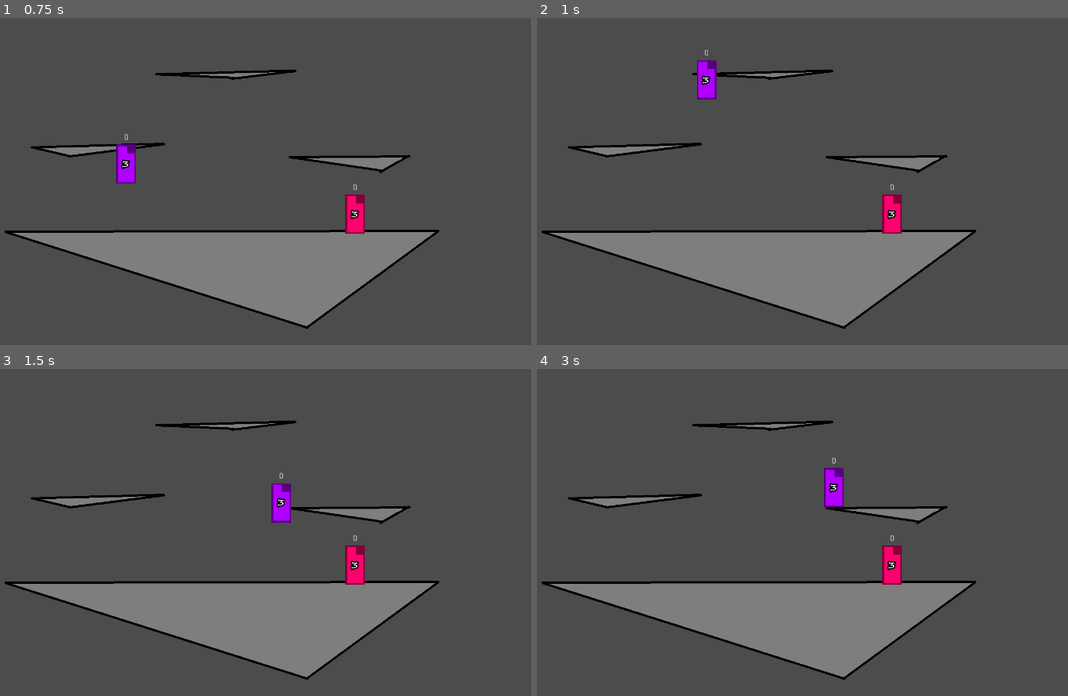
Above: before the commit, frames 1-4 (two rows, left to right).
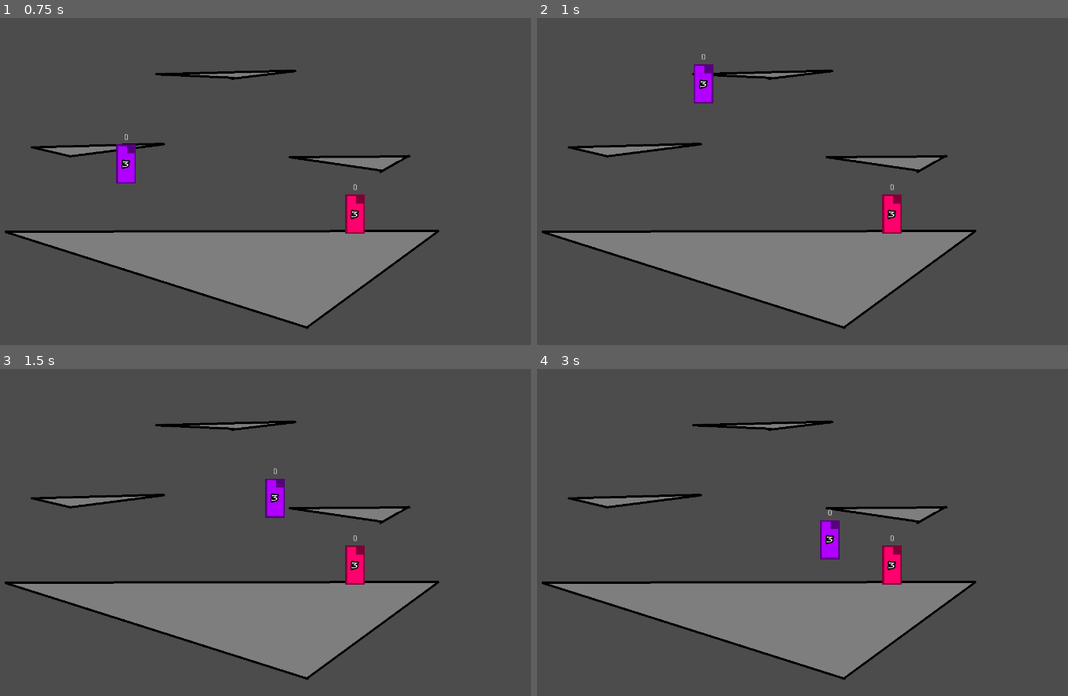
Above: after the commit, the same moments.

Repository: Alex-Lavenill/Project-Fight
Game: Godot game, scene res://src/Main/Main.tscn
Two runs of this game, one before a commit and one after it. Both use one fixed random seed, a clock stepped at 60 frames per second and the inputs below.
Inputs:
- Up to frame 1 (0.75 s): tap Enter (ui_accept) at 0.5 s; hold Right (right) from 0.53 s (still down); tap Keypad 0 (jump) at 0.6 s
- Up to frame 2 (1 s): keep holding Right (right); tap Keypad 0 (jump) at 0.77 s
- Up to frame 3 (1.5 s): keep holding Right (right); tap Keypad 0 (jump) at 1.07 s; tap Z (dash) at 1.35 s
- Up to frame 4 (3 s): tap Keypad 0 (jump) at 1.52, 1.55, 1.82, 2.3 s; release Right (right) at 2.03 s; hold Left (left) 2.03-2.78 s; hold X (heavy) 2.03-2.78 s; hold Right (right) from 2.78 s (still down); tap C (light) at 2.85 s

Frame 1 is identical in both runs. In frame 2, 0.4% of the frame differs, in the area x 29-34%, y 9-27%; in frame 3, 0.5%; in frame 4, 0.9%, in the area x 53-58%, y 27-59%.

Commit message:
Finalizando movimentação por máquina de estados

Diff:
--- a/src/Classes/Character.gd
+++ b/src/Classes/Character.gd
@@ -29,6 +29,7 @@
 var skills: Dictionary
 
 # Booleans
+var can_fall := false
 var can_dash := true
 var can_jump := true
 var is_dashing := false
--- a/src/Enemy/Enemy.tscn
+++ b/src/Enemy/Enemy.tscn
@@ -12,7 +12,7 @@
 [node name="Enemy" type="KinematicBody2D" groups=["ENEMY"]]
 pause_mode = 1
 collision_layer = 2
-collision_mask = 6
+collision_mask = 14
 script = ExtResource( 4 )
 
 [node name="Sprite" type="Sprite" parent="."]
--- a/src/Maps/ProtoMap/ProtoMap.tscn
+++ b/src/Maps/ProtoMap/ProtoMap.tscn
@@ -17,13 +17,13 @@
 }
 
 [sub_resource type="RectangleShape2D" id=2]
-extents = Vector2( 170, 3 )
+extents = Vector2( 170, 1 )
 
 [sub_resource type="RectangleShape2D" id=3]
-extents = Vector2( 170, 3 )
+extents = Vector2( 170, 1 )
 
 [sub_resource type="RectangleShape2D" id=4]
-extents = Vector2( 150, 3 )
+extents = Vector2( 150, 1 )
 
 [sub_resource type="RectangleShape2D" id=5]
 extents = Vector2( 611.5, 116.75 )
@@ -49,8 +49,8 @@
 }
 
 [node name="upPlatform" type="StaticBody2D" parent="Sprite" groups=["PLATFORM"]]
-collision_layer = 4
-collision_mask = 4
+collision_layer = 8
+collision_mask = 0
 
 [node name="Coll" type="CollisionShape2D" parent="Sprite/upPlatform"]
 position = Vector2( 39.2105, -203.97 )
@@ -58,8 +58,8 @@
 one_way_collision = true
 
 [node name="leftPlatform" type="StaticBody2D" parent="Sprite" groups=["PLATFORM"]]
-collision_layer = 4
-collision_mask = 4
+collision_layer = 8
+collision_mask = 0
 
 [node name="Coll" type="CollisionShape2D" parent="Sprite/leftPlatform"]
 position = Vector2( -315.247, -39.6131 )
@@ -67,8 +67,8 @@
 one_way_collision = true
 
 [node name="rightPLatform" type="StaticBody2D" parent="Sprite" groups=["PLATFORM"]]
-collision_layer = 4
-collision_mask = 4
+collision_layer = 8
+collision_mask = 0
 
 [node name="Coll" type="CollisionShape2D" parent="Sprite/rightPLatform"]
 position = Vector2( 385.119, -16.6107 )
@@ -77,7 +77,7 @@
 
 [node name="floor" type="StaticBody2D" parent="Sprite"]
 collision_layer = 4
-collision_mask = 4
+collision_mask = 0
 
 [node name="Coll" type="CollisionPolygon2D" parent="Sprite/floor"]
 position = Vector2( 33.4714, 186.512 )
--- a/src/Player/Player.gd
+++ b/src/Player/Player.gd
@@ -7,6 +7,7 @@
 onready var animSpr := $AnimSpr
 onready var movement := $Movement
 onready var stateMachine := $StateMachine
+onready var fallDuration := $FallDuration
 
 # Booleans
 var can_attack := true
@@ -29,10 +30,17 @@
 		direction.y -= 1
 	if Input.is_action_pressed("down"):
 		direction.y += 1
+		if not is_on_floor():
+			set_collision_mask_bit(3, false)
 	if Input.is_action_pressed("right"):
 		direction.x += 1
 	if Input.is_action_pressed("left"):
 		direction.x -= 1
+
+
+	if Input.is_action_just_released("down") and not stateMachine.curr_state.name == 'Fall-Through':
+			set_collision_mask_bit(3, true)
+
 
 	if not direction.x == 0 and not direction.x == curr_direction:
 		scale.x *= -1
@@ -45,10 +53,19 @@
 func movement_input() -> String:
 	var state := ''
 
+	# Press
 	if Input.is_action_just_pressed("jump") and can_jump:
 		state = 'Jump'
 	elif Input.is_action_just_pressed("dash") and can_dash:
 		state = 'Dash'
+	elif Input.is_action_pressed("down") and can_fall:
+		state = 'Fall-Through'
+
+
+	# Release
+	if Input.is_action_just_released("down") and stateMachine.curr_state.name == 'Fall-Through':
+		get_node("StateMachine/Fall-Through").start_timer()
+
 
 	return state
 
@@ -56,3 +73,16 @@
 func combo_input() -> void:
 
 	return
+
+
+# Signals
+
+
+func _on_Detector_body_entered(body: Node) -> void:
+	if body.is_in_group('PLATFORM'):
+		can_fall = true
+
+
+func _on_Detector_body_exited(body: Node) -> void:
+	if body.is_in_group('PLATFORM'):
+		can_fall = false
--- a/src/Player/Player.tscn
+++ b/src/Player/Player.tscn
@@ -10,25 +10,43 @@
 [ext_resource path="res://src/StateMachine/States/Idle.gd" type="Script" id=8]
 [ext_resource path="res://src/StateMachine/States/Fall.gd" type="Script" id=9]
 [ext_resource path="res://src/StateMachine/States/Run.gd" type="Script" id=10]
+[ext_resource path="res://src/StateMachine/States/Fall-Through.gd" type="Script" id=11]
 
 [sub_resource type="RectangleShape2D" id=9]
-extents = Vector2( 16, 32 )
+extents = Vector2( 16, 3 )
+
+[sub_resource type="RectangleShape2D" id=10]
+extents = Vector2( 1, 16 )
 
 [node name="Player" type="KinematicBody2D"]
 pause_mode = 1
-collision_mask = 5
+collision_mask = 13
 script = ExtResource( 2 )
 
 [node name="AnimSpr" type="Sprite" parent="."]
 texture = ExtResource( 4 )
 
 [node name="Coll" type="CollisionShape2D" parent="."]
+position = Vector2( 0, 29 )
 z_index = 1
 shape = SubResource( 9 )
 
 [node name="Hitbox" parent="." instance=ExtResource( 5 )]
 
 [node name="Hurtbox" parent="." instance=ExtResource( 3 )]
+
+[node name="Detector" type="Area2D" parent="."]
+position = Vector2( 0, 23 )
+collision_layer = 0
+collision_mask = 8
+__meta__ = {
+"_edit_group_": true
+}
+
+[node name="Coll" type="CollisionShape2D" parent="Detector"]
+position = Vector2( 0, 10 )
+rotation = 1.5708
+shape = SubResource( 10 )
 
 [node name="StateMachine" type="Node" parent="."]
 script = ExtResource( 7 )
@@ -43,6 +61,13 @@
 [node name="Fall" type="Node" parent="StateMachine"]
 script = ExtResource( 9 )
 
+[node name="Fall-Through" type="Node" parent="StateMachine"]
+script = ExtResource( 11 )
+
+[node name="Duration" type="Timer" parent="StateMachine/Fall-Through"]
+wait_time = 0.005
+one_shot = true
+
 [node name="Jump" type="Node" parent="StateMachine"]
 script = ExtResource( 1 )
 
@@ -55,5 +80,8 @@
 [node name="Cooldown" type="Timer" parent="StateMachine/Dash"]
 one_shot = true
 
+[connection signal="body_entered" from="Detector" to="." method="_on_Detector_body_entered"]
+[connection signal="body_exited" from="Detector" to="." method="_on_Detector_body_exited"]
+[connection signal="timeout" from="StateMachine/Fall-Through/Duration" to="StateMachine/Fall-Through" method="_on_Duration_timeout"]
 [connection signal="timeout" from="StateMachine/Dash/Duration" to="StateMachine/Dash" method="_on_Duration_timeout"]
 [connection signal="timeout" from="StateMachine/Dash/Cooldown" to="StateMachine/Dash" method="_on_Cooldown_timeout"]
--- a/src/StateMachine/States/Dash.gd
+++ b/src/StateMachine/States/Dash.gd
@@ -23,15 +23,24 @@
 	owner.is_dashing = true
 
 
+	# Capture the direction and set a default direction if is empty
+	var dir := Vector2(owner.curr_direction, 0)
+
+
+	if not msg['direction'] == Vector2.ZERO:
+		if not owner.is_on_floor():
+
+			if not msg['direction'].x == 0 and not msg['direction'].x == owner.curr_direction:
+
+				state_machine.transition_to('Fall')
+				return
+
+		dir = msg['direction'].normalized()
+
+
 	# Sets and starts the duration timer
 	duration.wait_time = duration_time
 	duration.start()
-
-
-	# Capture the direction and set a default direction if is empty
-	var dir := Vector2(owner.curr_direction, 0)
-	if not msg['direction'] == Vector2.ZERO:
-		dir = msg['direction'].normalized()
 
 
 	# Sets the dash velocity
--- /dev/null
+++ b/src/StateMachine/States/Fall-Through.gd
@@ -0,0 +1,50 @@
+extends State
+
+
+# Objects
+onready var duration := $Duration
+
+func enter(msg := {}) -> void:
+	print('FALL-THROUGH')
+
+	owner.set_collision_mask_bit(3, false)
+
+
+func physics_update(delta: float) -> void:
+
+
+	# Capture the direcion of the input
+	var dir : Vector2 = owner.directional_input()
+
+
+	# Capture the movement
+	var movement : String = owner.movement_input()
+
+	# Checks if the movement recieved is prohibited
+	if not movement == '' and not prohibited.has(movement):
+		var msg := {}
+
+		owner.set_collision_mask_bit(3, true)
+
+		match (movement):
+			'Dash':
+				msg['direction'] = dir
+			'Fall-Through':
+				 msg['from_the_air'] = false
+
+		state_machine.transition_to(movement, msg)
+
+
+	owner._move_and_slide(delta)
+
+
+func start_timer() -> void:
+	duration.start()
+
+
+func _on_Duration_timeout() -> void:
+	owner.set_collision_mask_bit(3, true)
+	if owner.is_on_floor():
+		state_machine.transition_to('Idle')
+	else:
+		state_machine.transition_to('Fall')
--- a/src/StateMachine/States/Fall.gd
+++ b/src/StateMachine/States/Fall.gd
@@ -1,20 +1,37 @@
 extends State
+
+
+# Functions
 
 
 func enter(msg := {}) -> void:
 	print('FALL')
-	pass
 
 
 func physics_update(delta: float) -> void:
 
 
-
 	# Capture the direcion of the input
 	var dir : Vector2 = owner.directional_input()
 
+	# checks if we need to change the state
+	var movement : String = owner.movement_input()
 
-	# checks if we need to change the state
+
+	# Checks if the movement recieved is prohibited
+	if not movement == '' and not prohibited.has(movement):
+		var msg := {}
+
+		match (movement):
+			'Dash':
+				msg['direction'] = dir
+			'Fall-Through':
+				msg['from_the_air'] = true
+
+		state_machine.transition_to(movement, msg)
+		return
+
+
 	if owner.is_on_floor():
 		if dir.x == 0:
 			state_machine.transition_to('Idle')
@@ -28,18 +45,8 @@
 		owner.velocity.x = lerp(owner.velocity.x, dir.x * owner.speed, owner.acceleration)
 	else:
 		owner.velocity.x = lerp(owner.velocity.x, 0, owner.friction)
+	print('caindo ', dir)
 
 
 	# moves the owner in the air
 	owner._move_and_slide(delta)
-
-
-	# Capture the movement
-	var movement : String = owner.movement_input()
-
-	# Checks if the movement recieved is prohibited
-	if not movement == '' and not prohibited.has(movement):
-		var msg := {}
-		if movement == 'Dash':
-			msg['direction'] = dir
-		state_machine.transition_to(movement, msg)
--- a/src/StateMachine/States/Idle.gd
+++ b/src/StateMachine/States/Idle.gd
@@ -7,11 +7,12 @@
 
 
 func physics_update(delta: float) -> void:
-
 	# checks if we need to change the state
 	if not owner.is_on_floor():
 		state_machine.transition_to("Fall")
 		return
+
+	owner.can_jump = true
 
 
 	# decelerating the owner
@@ -39,6 +40,10 @@
 	# Checks if the movement recieved is prohibited
 	if not movement == '' and not prohibited.has(movement):
 		var msg := {}
-		if movement == 'Dash':
-			msg['direction'] = dir
+
+		match (movement):
+			'Dash':
+				msg['direction'] = dir
+			'Fall-Through':
+				 msg['from_the_air'] = false
 		state_machine.transition_to(movement, msg)
--- a/src/StateMachine/States/Run.gd
+++ b/src/StateMachine/States/Run.gd
@@ -34,7 +34,11 @@
 	var movement : String = owner.movement_input()
 	if not movement == '':
 		var msg := {}
-		if movement == 'Dash':
-			msg['direction'] = dir
+
+		match (movement):
+			'Dash':
+				msg['direction'] = dir
+			'Fall-Through':
+				 msg['from_the_air'] = false
 		state_machine.transition_to(movement, msg)
 		return
Not shown: 1 places in src/Player/Player.tscn that only renumber resources
